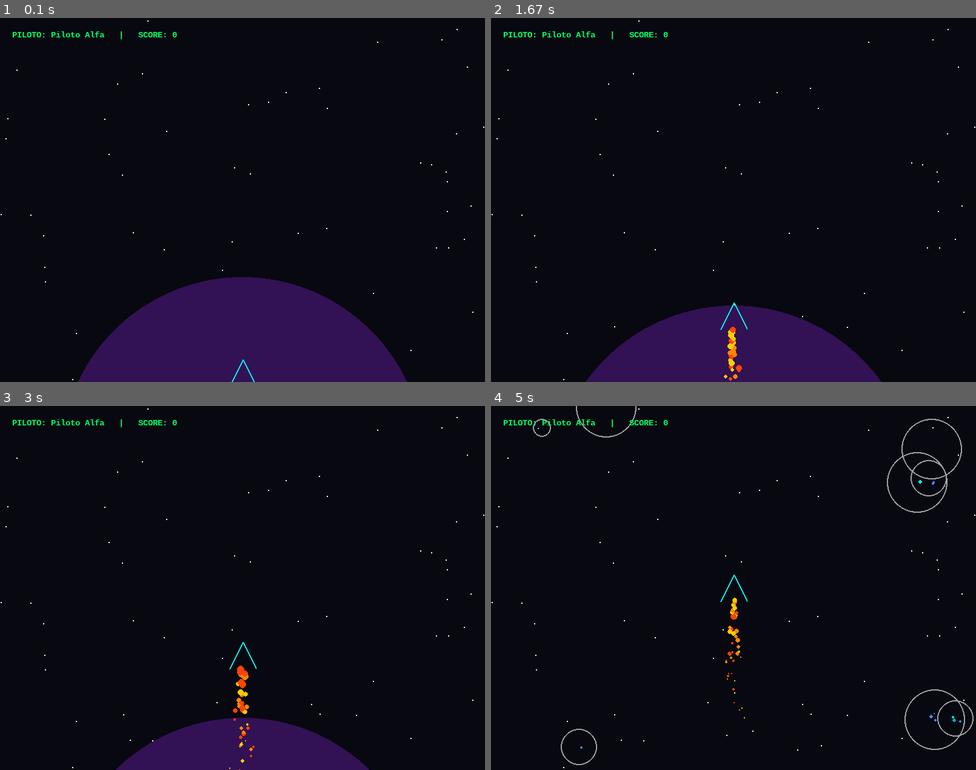
Above: before the commit, frames 1-4 (two rows, left to right).
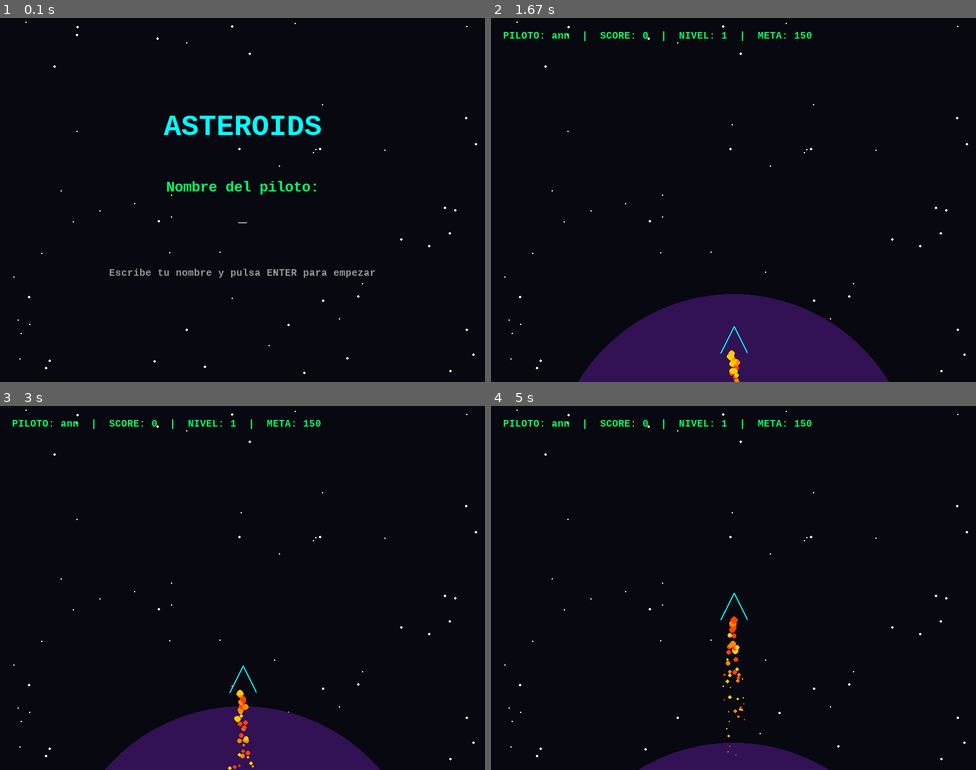
Above: after the commit, the same moments.

Repository: tayeyoxgi/proyecto-final
Game: pygame game, started from juego_base_pygame.py
The game is run twice, just before and just after one commit, with the same random seed, the same clock (stepped at 60 frames per second) and the same inputs.
Inputs:
- Up to frame 1 (0.1 s): no input
- Up to frame 2 (1.67 s): type "ann" at 0.33 s; tap Enter at 0.67, 0.88 s
- Up to frame 3 (3 s): no input
- Up to frame 4 (5 s): no input

The runs differ from the first frame. In frame 1, 16% of the frame differs, in the area x 0-100%, y 0-100%; in frame 2, 2.9%; in frame 3, 2.8%; in frame 4, 3.8%.

Commit message:
Add files via upload

Diff:
--- a/juego_base_pygame.py
+++ b/juego_base_pygame.py
@@ -2,20 +2,23 @@
 import random
 import os
 
-# --- 1. CONFIGURACIÓN INICIAL DE PYGAME ---
+# --- 1. CONFIGURACION INICIAL DE PYGAME ---
 pygame.init()
 ancho, alto = 800, 600
 pantalla = pygame.display.set_mode((ancho, alto))
-pygame.display.set_caption("Asteroids Space Simulator - Versión Vectorial Unificada")
+pygame.display.set_caption("Asteroids Space Simulator - Version Completa")
 reloj = pygame.time.Clock()
 
-# --- 2. CARGA DE IMÁGENES (Con respaldo por si no existen) ---
-ruta_carpeta = r"C:\Users\eddyg\Desktop\prollectos p\proyecto_final"
+pantalla.fill((8, 8, 16))
+pygame.display.flip()
+
+# --- 2. CARGA DE IMAGENES (con respaldo geometrico si no existen) ---
+ruta_carpeta = r"C:\\Users\\eddyg\\Desktop\\prollectos p\\proyecto_final"
 ruta_tierra = os.path.join(ruta_carpeta, "tierra.png")
 ruta_halcon = os.path.join(ruta_carpeta, "halcon.png")
 ruta_asteroide = os.path.join(ruta_carpeta, "asteroide.png")
 
-# Carga de la Nave
+# Nave
 if os.path.exists(ruta_halcon):
     img_halcon_base = pygame.image.load(ruta_halcon).convert_alpha()
     img_halcon = pygame.transform.scale(img_halcon_base, (45, 45))
@@ -23,7 +26,7 @@
     img_halcon = pygame.Surface((45, 45), pygame.SRCALPHA)
     pygame.draw.polygon(img_halcon, (0, 255, 255), [(22, 0), (0, 45), (45, 45)], 2)
 
-# Carga de la Tierra
+# Tierra
 if os.path.exists(ruta_tierra):
     img_tierra_base = pygame.image.load(ruta_tierra).convert_alpha()
     img_tierra = pygame.transform.scale(img_tierra_base, (1200, 350))
@@ -31,19 +34,39 @@
 else:
     usar_tierra = False
 
-# Carga del molde del Asteroide
+# Molde del asteroide
 if os.path.exists(ruta_asteroide):
     img_asteroide_original = pygame.image.load(ruta_asteroide).convert_alpha()
     usar_asteroide_img = True
 else:
+    img_asteroide_original = None
     usar_asteroide_img = False
 
-# --- 3. VARIABLES DE JUEGO SIMPLES ---
-estado = "despegando"
+# --- 3. FUENTES ---
+fuente_hud = pygame.font.SysFont("Courier New", 16, bold=True)
+fuente_grande = pygame.font.SysFont("Courier New", 48, bold=True)
+fuente_media = pygame.font.SysFont("Courier New", 24, bold=True)
+
+# --- 4. PUNTOS POR TAMANO DEL ASTEROIDE ---
+# Mientras mas pequeno (y dificil de darle), mas puntos vale.
+PUNTOS_POR_RADIO = {
+    50: 10,   # grande
+    30: 20,   # mediano
+    15: 30,   # pequeno
+}
+
+# --- 5. CONFIGURACION DE NIVELES ---
+# Puntos necesarios para pasar al siguiente nivel.
+PUNTOS_PARA_SUBIR = 150
+NIVEL_MAXIMO = 5
+
+# --- 6. VARIABLES DE JUEGO ---
+# Estados posibles: "nombre" -> "despegando" -> "jugando" -> "nivel" -> "game_over" -> "ganaste"
+estado = "nombre"
+nombre_piloto = ""
 puntuacion = 0
-nombre_piloto = "Piloto Alfa"
-
-# Físicas automáticas de la nave usando Vector2
+nivel = 1
+
 posicion_nave = pygame.math.Vector2(400, 590)
 velocidad_nave = pygame.math.Vector2(0, 0)
 nave_angulo = 0
@@ -53,186 +76,300 @@
 particulas = []
 asteroides = []
 
-# Crear 60 estrellas de fondo fijas
-estrellas = [[random.randint(0, ancho), random.randint(0, alto)] for _ in range(60)]
-
-# --- 4. FUNCIÓN PARA CREAR UN ASTEROIDE LENTO (100% SIN FÓRMULAS) ---
+# Temporizador para mostrar el cartel de "Nivel X"
+timer_nivel = 0
+
+estrellas = [[random.randint(0, ancho), random.randint(0, alto), random.choice([1, 2])] for _ in range(60)]
+
+
+# --- 7. FACTOR DE VELOCIDAD SEGUN EL NIVEL ---
+# Los asteroides se hacen un poquito mas rapidos casi al final.
+def factor_velocidad(nivel_actual):
+    # Nivel 1 = x1.0, nivel 2 = x1.2, ... sube de a poco.
+    return 1.0 + (nivel_actual - 1) * 0.25
+
+
+# --- 8. FUNCION PARA CREAR UN ASTEROIDE ---
 def crear_asteroide():
-    global asteroides, img_asteroide_original, usar_asteroide_img
-
-    # Aparecen en los bordes alejados de la nave
+    global asteroides
     x = random.choice([random.randint(0, 200), random.randint(600, ancho)])
     y = random.choice([random.randint(0, 150), random.randint(450, alto)])
 
     radio = random.choice([15, 30, 50])
     diametro = radio * 2
 
-    if usar_asteroide_img:
-        img_escalada = pygame.transform.scale(img_asteroide_original, (diametro, diametro))
-        img_render = pygame.transform.rotate(img_escalada, random.randint(0, 360))
+    if usar_asteroide_img and img_asteroide_original:
+        try:
+            img_escalada = pygame.transform.scale(img_asteroide_original, (diametro, diametro))
+            img_render = pygame.transform.rotate(img_escalada, random.randint(0, 360))
+        except Exception:
+            img_render = pygame.Surface((diametro, diametro), pygame.SRCALPHA)
+            pygame.draw.circle(img_render, (160, 160, 165), (radio, radio), radio, 2)
     else:
         img_render = pygame.Surface((diametro, diametro), pygame.SRCALPHA)
         pygame.draw.circle(img_render, (160, 160, 165), (radio, radio), radio, 2)
 
-    # Dirección y velocidad lenta usando solo las flechas inteligentes (Vector2) de Pygame
-    velocidad_lenta = random.uniform(0.3, 0.8)
+    # Velocidad base lenta multiplicada por el factor del nivel actual.
+    velocidad_lenta = random.uniform(0.3, 0.8) * factor_velocidad(nivel)
     vector_velocidad = pygame.math.Vector2(0, -velocidad_lenta).rotate(random.randint(0, 360))
 
     asteroides.append({
         "img": img_render,
         "pos": pygame.math.Vector2(x, y),
         "vel": vector_velocidad,
-        "radio": radio
+        "radio": radio,
     })
 
-# --- 5. BUCLE PRINCIPAL DE JUEGO (60 FPS) ---
+
+# --- 9. REINICIAR TODO EL JUEGO (empezar de nuevo) ---
+def reiniciar_juego():
+    global estado, puntuacion, nivel, posicion_nave, velocidad_nave
+    global nave_angulo, planeta_y, timer_nivel
+    estado = "despegando"
+    puntuacion = 0
+    nivel = 1
+    posicion_nave = pygame.math.Vector2(400, 590)
+    velocidad_nave = pygame.math.Vector2(0, 0)
+    nave_angulo = 0
+    planeta_y = 725
+    timer_nivel = 0
+    disparos.clear()
+    asteroides.clear()
+    particulas.clear()
+
+
+# --- 10. PASAR AL SIGUIENTE NIVEL ---
+def siguiente_nivel():
+    global nivel, estado, timer_nivel
+    nivel += 1
+    if nivel > NIVEL_MAXIMO:
+        estado = "ganaste"
+        return
+    estado = "nivel"
+    timer_nivel = 120  # ~2 segundos mostrando el cartel
+    asteroides.clear()
+    disparos.clear()
+
+
+# --- 11. BUCLE PRINCIPAL (60 FPS) ---
 ejecutando = True
 while ejecutando:
     reloj.tick(60)
 
-    # Detectar eventos independientes
     for evento in pygame.event.get():
         if evento.type == pygame.QUIT:
             ejecutando = False
+
         elif evento.type == pygame.KEYDOWN:
-            if evento.key == pygame.K_SPACE and estado == "jugando":
-                # Disparo vectorial sin trigonometría manual
+            # --- Pantalla de ingreso de nombre ---
+            if estado == "nombre":
+                if evento.key == pygame.K_RETURN and nombre_piloto.strip() != "":
+                    reiniciar_juego()
+                elif evento.key == pygame.K_BACKSPACE:
+                    nombre_piloto = nombre_piloto[:-1]
+                else:
+                    # Solo caracteres imprimibles y maximo 14 letras
+                    if evento.unicode and evento.unicode.isprintable() and len(nombre_piloto) < 14:
+                        nombre_piloto += evento.unicode
+
+            # --- Disparo durante el juego ---
+            elif evento.key == pygame.K_SPACE and estado == "jugando":
                 flecha_disparo = pygame.math.Vector2(0, -10).rotate(-nave_angulo)
                 disparos.append({"pos": pygame.math.Vector2(posicion_nave), "vel": flecha_disparo})
 
+            # --- Reiniciar tras game over o victoria ---
+            elif evento.key == pygame.K_r and estado in ("game_over", "ganaste"):
+                reiniciar_juego()
+
     teclas = pygame.key.get_pressed()
 
-    # Fase A: Control automático de despegue cinemático lento
+    # ============ LOGICA DE JUEGO ============
     if estado == "despegando":
         posicion_nave.y -= 1
         planeta_y += 0.5
-
-        # Chispas del motor en el despegue cayendo hacia abajo
         particulas.append({
             "pos": pygame.math.Vector2(posicion_nave.x + random.uniform(-4, 4), posicion_nave.y + 20),
             "vel": pygame.math.Vector2(random.uniform(-0.5, 0.5), random.uniform(2, 4)),
             "radio": random.uniform(5.0, 7.0),
-            "color": random.choice([(255, 68, 0), (255, 136, 0), (255, 204, 0)])
+            "color": random.choice([(255, 68, 0), (255, 136, 0), (255, 204, 0)]),
         })
-
         if posicion_nave.y <= 300:
             estado = "jugando"
-            # Al llegar al espacio exterior, nacen los 8 asteroides en el mapa
             for _ in range(8):
                 crear_asteroide()
 
-    # Fase B: Vuelo libre y suave en el espacio
+    elif estado == "nivel":
+        # Mostrar el cartel "Nivel X" un ratito y luego seguir jugando
+        timer_nivel -= 1
+        if timer_nivel <= 0:
+            estado = "jugando"
+            for _ in range(8):
+                crear_asteroide()
+
     elif estado == "jugando":
-        if teclas[pygame.K_LEFT]:  nave_angulo += 5
-        if teclas[pygame.K_RIGHT]: nave_angulo -= 5
+        if teclas[pygame.K_LEFT]:
+            nave_angulo += 5
+        if teclas[pygame.K_RIGHT]:
+            nave_angulo -= 5
 
         if teclas[pygame.K_UP]:
             flecha_empuje = pygame.math.Vector2(0, -0.15).rotate(-nave_angulo)
             velocidad_nave += flecha_empuje
-
-            # Estela de propulsión manual realista
             flecha_escape = pygame.math.Vector2(0, 3).rotate(-nave_angulo)
             particulas.append({
                 "pos": pygame.math.Vector2(posicion_nave),
                 "vel": flecha_escape + pygame.math.Vector2(random.uniform(-0.5, 0.5), random.uniform(-0.5, 0.5)),
                 "radio": random.uniform(4.0, 6.0),
-                "color": random.choice([(255, 68, 0), (255, 136, 0), (255, 204, 0)])
+                "color": random.choice([(255, 68, 0), (255, 136, 0), (255, 204, 0)]),
             })
-
         if teclas[pygame.K_DOWN]:
             flecha_freno = pygame.math.Vector2(0, 0.1).rotate(-nave_angulo)
             velocidad_nave += flecha_freno
 
-        # Fricción y limitador de velocidad máxima automática
         velocidad_nave *= 0.98
         if velocidad_nave.length() > 5.0:
             velocidad_nave.scale_to_length(5.0)
-
         posicion_nave += velocidad_nave
 
-        # Efecto espejo en los bordes para la nave
+        # Efecto espejo para la nave
         if posicion_nave.x < -20: posicion_nave.x = ancho + 20
         elif posicion_nave.x > ancho + 20: posicion_nave.x = -20
         if posicion_nave.y < -20: posicion_nave.y = alto + 20
         elif posicion_nave.y > alto + 20: posicion_nave.y = -20
 
-        # Mover los asteroides lentos
+        # Mover asteroides y detectar choque con la nave
         for ast in asteroides:
             ast["pos"] += ast["vel"]
-
-            # Estela cósmica brillante azul/cian detrás de los asteroides
             if random.random() < 0.2:
                 particulas.append({
                     "pos": ast["pos"] + pygame.math.Vector2(random.uniform(-8, 8), random.uniform(-8, 8)),
                     "vel": pygame.math.Vector2(random.uniform(-0.3, 0.3), random.uniform(-0.3, 0.3)),
                     "radio": random.uniform(2.0, 4.0),
-                    "color": random.choice([(0, 255, 255), (0, 170, 204), (68, 136, 255)])
+                    "color": random.choice([(0, 255, 255), (0, 170, 204), (68, 136, 255)]),
                 })
 
-            # Límite de pantalla infinita para los asteroides
+            distancia_a_nave = posicion_nave.distance_to(ast["pos"])
+            if distancia_a_nave < (ast["radio"] + 15):
+                estado = "game_over"
+
             if ast["pos"].x < -50: ast["pos"].x = ancho + 50
             elif ast["pos"].x > ancho + 50: ast["pos"].x = -50
             if ast["pos"].y < -50: ast["pos"].y = alto + 50
             elif ast["pos"].y > alto + 50: ast["pos"].y = -50
 
-    # --- 6. ACTUALIZACIÓN DE PROYECTILES Y DESVANECIMIENTO ---
-    for d in disparos:
-        d["pos"] += d["vel"]
-    for p in particulas:
-        if estado == "despegando": p["pos"] += p["vel"]
-        p["radio"] -= 0.1
-
-    # Filtros de limpieza para liberar memoria
-    disparos = [d for d in disparos if 0 <= d["pos"].x <= ancho and 0 <= d["pos"].y <= alto]
-    particulas = [p for p in particulas if p["radio"] > 0]
-
-    # --- 7. VERIFICACIÓN DE IMPACTOS DE LÁSER (SCORE) ---
-    for d in disparos[:]:
-        for ast in asteroides[:]:
-            # Pygame calcula la distancia de forma nativa e inteligente entre el láser y el asteroide
-            distancia = d["pos"].distance_to(ast["pos"])
-            if distancia < ast["radio"]:
-                if d in disparos: disparos.remove(d)
-                if ast in asteroides: asteroides.remove(ast)
-                puntuacion += 10  # Ganas puntos
-                crear_asteroide() # Regenera un enemigo de reemplazo
-                break
-
-    # --- 8. RENDERIZADO GRÁFICO (DIBUJO) ---
+        # Mover disparos
+        for d in disparos:
+            d["pos"] += d["vel"]
+        disparos[:] = [d for d in disparos if 0 <= d["pos"].x <= ancho and 0 <= d["pos"].y <= alto]
+
+        # Impactos de laser: puntos segun el tamano del asteroide
+        for d in disparos[:]:
+            for ast in asteroides[:]:
+                distancia = d["pos"].distance_to(ast["pos"])
+                if distancia < ast["radio"]:
+                    if d in disparos: disparos.remove(d)
+                    if ast in asteroides: asteroides.remove(ast)
+                    puntuacion += PUNTOS_POR_RADIO.get(ast["radio"], 10)
+                    crear_asteroide()
+                    break
+
+        # Revisar si hay que subir de nivel
+        if puntuacion >= PUNTOS_PARA_SUBIR * nivel:
+            siguiente_nivel()
+
+    # Actualizar particulas siempre (menos en game over, para que se congele)
+    if estado not in ("nombre", "game_over", "ganaste"):
+        for p in particulas:
+            if estado == "despegando":
+                p["pos"] += p["vel"]
+            p["radio"] -= 0.1
+        particulas[:] = [p for p in particulas if p["radio"] > 0]
+
+    # ============ RENDERIZADO ============
     pantalla.fill((8, 8, 16))
-
-    # Dibujar Estrellas
-    for est in estrellas:
-        pygame.draw.circle(pantalla, (255, 255, 255), est, 1)
-
-    # Dibujar Planeta Tierra en despegue
-    if estado == "despegando":
-        if usar_tierra:
-            pantalla.blit(img_tierra, img_tierra.get_rect(center=(400, planeta_y)))
-        else:
-            pygame.draw.circle(pantalla, (51, 17, 85), (400, int(planeta_y)), 300)
-
-    # Dibujar todas las partículas (Fuego de motor y estelas de asteroides)
-    for p in particulas:
-        pygame.draw.circle(pantalla, p["color"], (int(p["pos"].x), int(p["pos"].y)), int(p["radio"]))
-
-    # Dibujar Láseres activos
-    for d in disparos:
-        pygame.draw.circle(pantalla, (0, 255, 255), (int(d["pos"].x), int(d["pos"].y)), 3)
-
-    # Dibujar Asteroides activos
-    for ast in asteroides:
-        rect_ast = ast["img"].get_rect(center=(int(ast["pos"].x), int(ast["pos"].y)))
-        pantalla.blit(ast["img"], rect_ast.topleft)
-
-    # Rotar y dibujar el Halcón Milenario de forma nativa en una línea
-    halcon_rotado = pygame.transform.rotate(img_halcon, nave_angulo)
-    pantalla.blit(halcon_rotado, halcon_rotado.get_rect(center=(int(posicion_nave.x), int(posicion_nave.y))))
-
-    # Marcador de Score
-    fuente = pygame.font.SysFont("Courier New", 14, bold=True)
-    txt = fuente.render(f"PILOTO: {nombre_piloto}   |   SCORE: {puntuacion}", True, (0, 255, 102))
-    pantalla.blit(txt, (20, 20))
+    for x_est, y_est, tam_est in estrellas:
+        pygame.draw.circle(pantalla, (255, 255, 255), (x_est, y_est), tam_est)
+
+    # ----- PANTALLA: INGRESAR NOMBRE -----
+    if estado == "nombre":
+        titulo = fuente_grande.render("ASTEROIDS", True, (0, 255, 255))
+        pantalla.blit(titulo, titulo.get_rect(center=(ancho // 2, 180)))
+
+        pide = fuente_media.render("Nombre del piloto:", True, (0, 255, 102))
+        pantalla.blit(pide, pide.get_rect(center=(ancho // 2, 280)))
+
+        # Cursor parpadeante
+        cursor = "_" if (pygame.time.get_ticks() // 500) % 2 == 0 else " "
+        caja = fuente_media.render(nombre_piloto + cursor, True, (255, 255, 255))
+        pantalla.blit(caja, caja.get_rect(center=(ancho // 2, 330)))
+
+        ayuda = fuente_hud.render("Escribe tu nombre y pulsa ENTER para empezar", True, (150, 150, 150))
+        pantalla.blit(ayuda, ayuda.get_rect(center=(ancho // 2, 420)))
+
+    else:
+        # Planeta Tierra en el despegue
+        if estado == "despegando":
+            if usar_tierra:
+                pantalla.blit(img_tierra, img_tierra.get_rect(center=(400, planeta_y)))
+            else:
+                pygame.draw.circle(pantalla, (51, 17, 85), (400, int(planeta_y)), 300)
+
+        # Particulas
+        for p in particulas:
+            pygame.draw.circle(pantalla, p["color"], (int(p["pos"].x), int(p["pos"].y)), int(p["radio"]))
+
+        # Laseres
+        for d in disparos:
+            pygame.draw.circle(pantalla, (0, 255, 255), (int(d["pos"].x), int(d["pos"].y)), 3)
+
+        # Asteroides
+        for ast in asteroides:
+            rect_ast = ast["img"].get_rect(center=(int(ast["pos"].x), int(ast["pos"].y)))
+            pantalla.blit(ast["img"], rect_ast.topleft)
+
+        # Nave (rotada segun su angulo)
+        if estado in ("despegando", "jugando", "nivel", "game_over"):
+            nave_rotada = pygame.transform.rotate(img_halcon, nave_angulo)
+            rect_nave = nave_rotada.get_rect(center=(int(posicion_nave.x), int(posicion_nave.y)))
+            pantalla.blit(nave_rotada, rect_nave.topleft)
+
+        # HUD superior
+        objetivo = PUNTOS_PARA_SUBIR * nivel
+        hud = fuente_hud.render(
+            f"PILOTO: {nombre_piloto}  |  SCORE: {puntuacion}  |  NIVEL: {nivel}  |  META: {objetivo}",
+            True, (0, 255, 102))
+        pantalla.blit(hud, (20, 20))
+
+        # Cartel de nuevo nivel
+        if estado == "nivel":
+            msg = fuente_grande.render(f"NIVEL {nivel}", True, (255, 204, 0))
+            pantalla.blit(msg, msg.get_rect(center=(ancho // 2, alto // 2)))
+
+        # ----- PANTALLA: GAME OVER -----
+        if estado == "game_over":
+            capa = pygame.Surface((ancho, alto), pygame.SRCALPHA)
+            capa.fill((0, 0, 0, 170))
+            pantalla.blit(capa, (0, 0))
+            go = fuente_grande.render("GAME OVER", True, (255, 60, 60))
+            pantalla.blit(go, go.get_rect(center=(ancho // 2, 230)))
+            sc = fuente_media.render(f"{nombre_piloto}, puntaje final: {puntuacion}", True, (255, 255, 255))
+            pantalla.blit(sc, sc.get_rect(center=(ancho // 2, 300)))
+            op = fuente_media.render("Pulsa R para jugar de nuevo", True, (0, 255, 102))
+            pantalla.blit(op, op.get_rect(center=(ancho // 2, 360)))
+
+        # ----- PANTALLA: VICTORIA -----
+        if estado == "ganaste":
+            capa = pygame.Surface((ancho, alto), pygame.SRCALPHA)
+            capa.fill((0, 0, 0, 170))
+            pantalla.blit(capa, (0, 0))
+            win = fuente_grande.render("GANASTE!", True, (0, 255, 255))
+            pantalla.blit(win, win.get_rect(center=(ancho // 2, 230)))
+            sc = fuente_media.render(f"{nombre_piloto}, completaste todos los niveles!", True, (255, 255, 255))
+            pantalla.blit(sc, sc.get_rect(center=(ancho // 2, 300)))
+            sc2 = fuente_media.render(f"Puntaje final: {puntuacion}", True, (255, 204, 0))
+            pantalla.blit(sc2, sc2.get_rect(center=(ancho // 2, 340)))
+            op = fuente_media.render("Pulsa R para jugar de nuevo", True, (0, 255, 102))
+            pantalla.blit(op, op.get_rect(center=(ancho // 2, 400)))
 
     pygame.display.flip()
 
